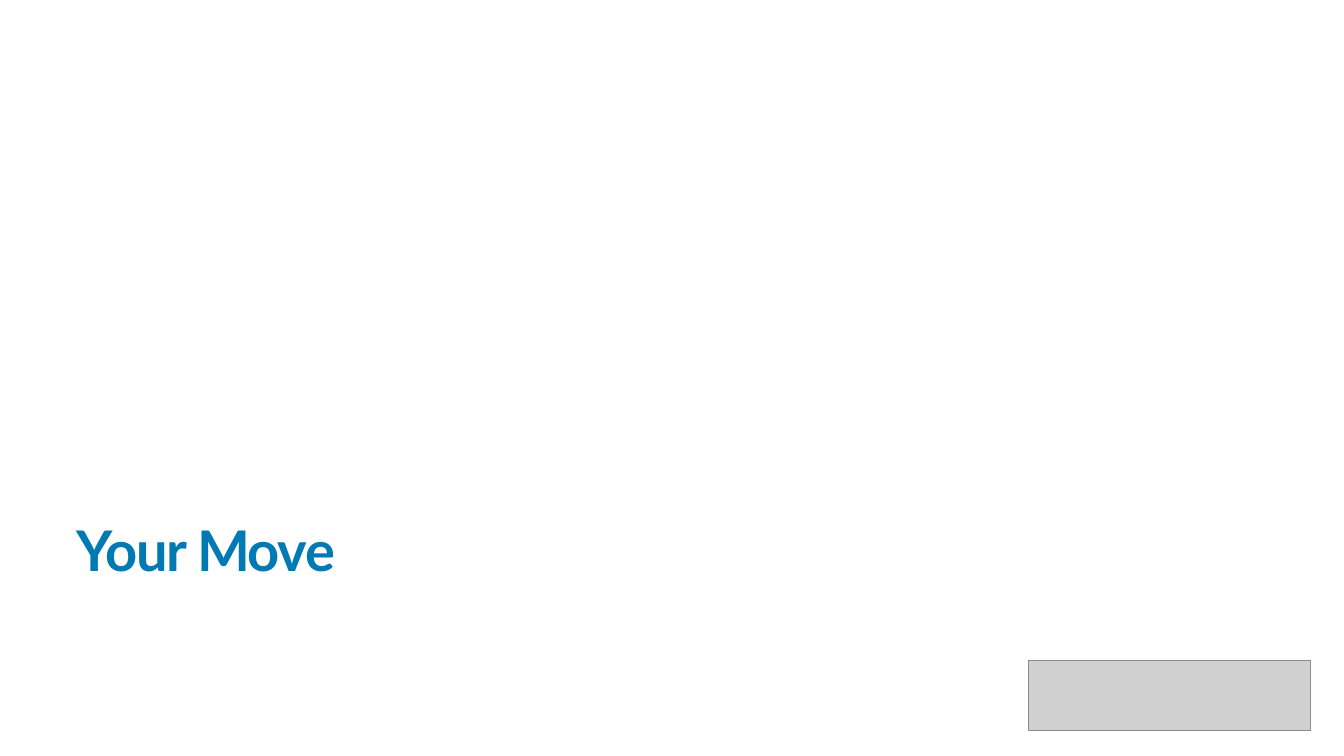
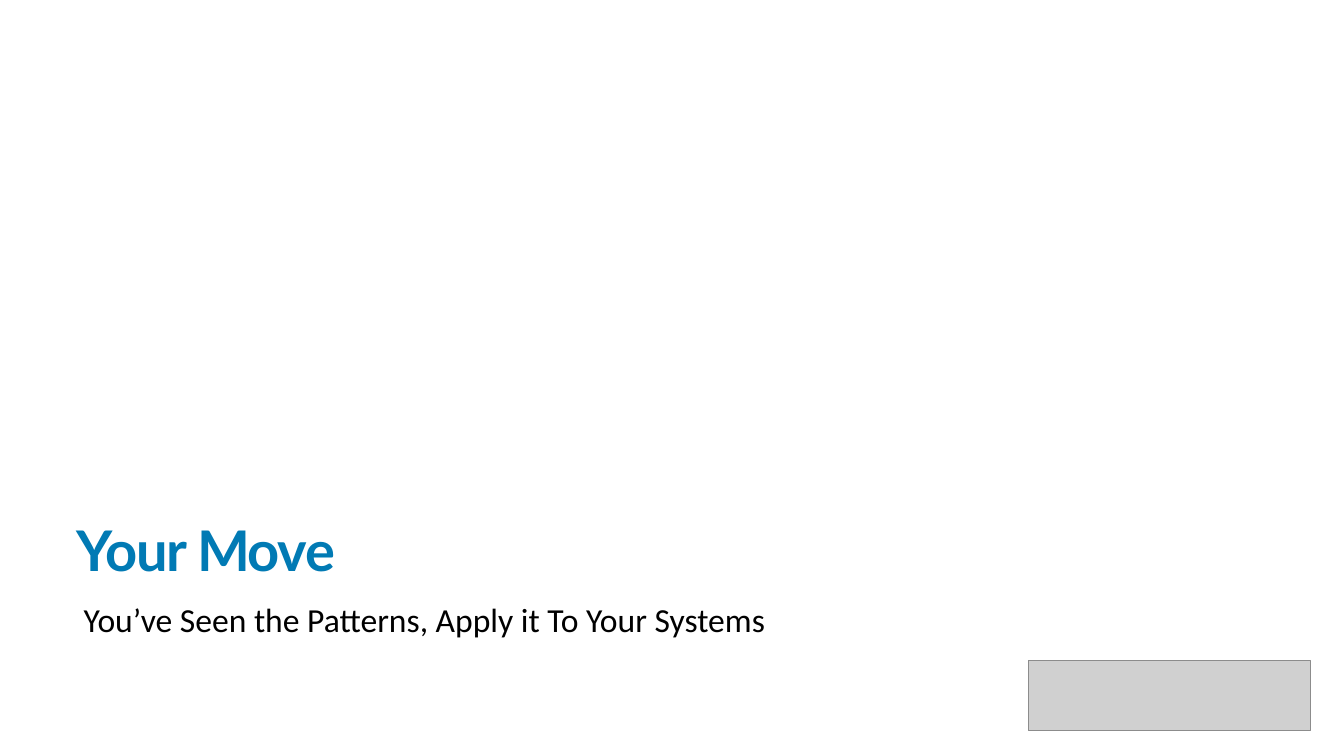
Before and after one commit to trailheadtechnology/10-ai-features-workshop, a slide deck: slide 5 of modules/M5-closing/M5-closing.pptx (slide 20 before the commit). Drawn at 1344x756 pixels with LibreOffice and Linux fonts; fonts in the diff are those of the drawing; grey boxes stand for pictures. Boxes give left, top, right and bottom in pixels: in the first picture for what was removed or moved away, otherwise in the second. Text is boxed around its words. In the diff, an @@ line names an element or a change of style, - is before the commit and + after.

```diff
--- a/modules/M5-closing/M5-closing.pptx
+++ b/modules/M5-closing/M5-closing.pptx
@@ text added at box(84, 608, 765, 638), 24 pt, text #000000 @@
+You’ve Seen the Patterns, Apply it To Your Systems
```
Also in this commit, not shown: 8 other slides changed, 22 slides removed, 9 other files.
